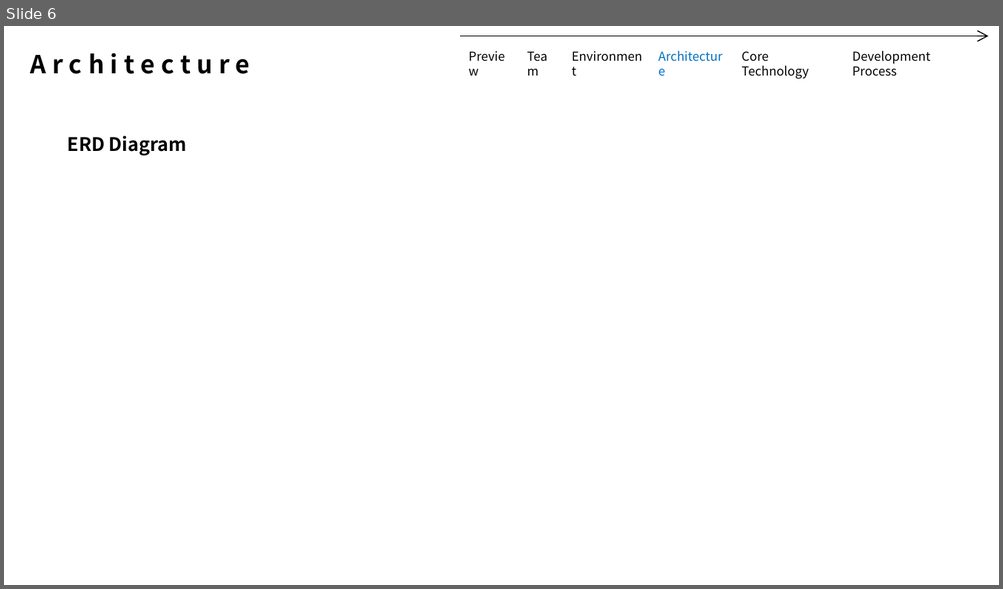
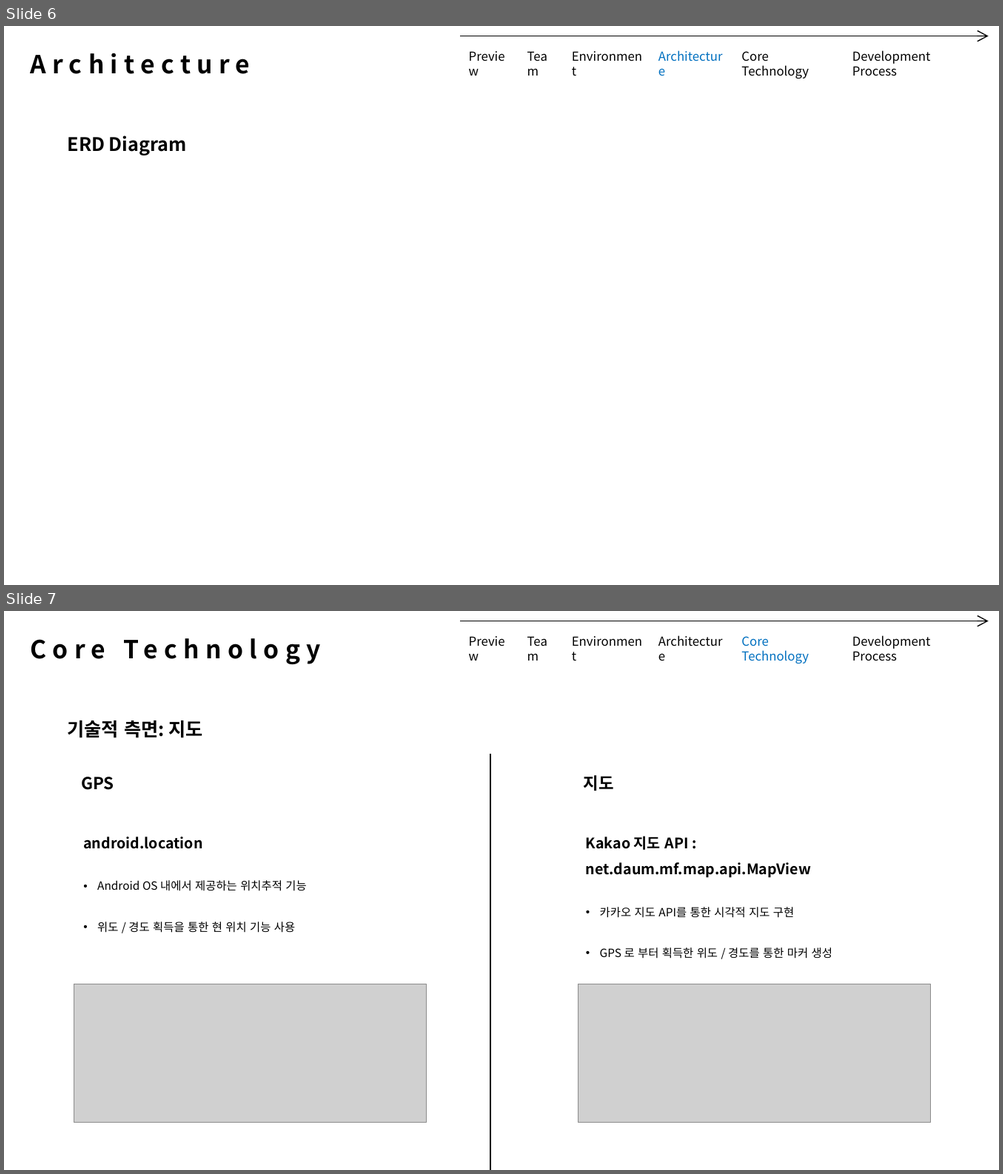
Before and after one commit to VanSubstance/doubleSlash_06, a slide deck: Datas/개발 발표안 1차.pptx. Shown one above the other, each under a label of ours: slide 6 before the commit, slides 6 and 7 after it. The pictures are 1003x589 and 1003x1174 pixels, drawn with LibreOffice and Linux fonts; fonts in the diff are those of the drawing; grey boxes stand for pictures. Boxes give left, top, right and bottom in pixels: in the first picture for what was removed or moved away, otherwise in the second. Text is boxed around its words. In the diff, an @@ line names an element or a change of style, - is before the commit and + after.

```diff
--- a/Datas/개발 발표안 1차.pptx
+++ b/Datas/개발 발표안 1차.pptx
@@ slide 7 added at (4,611,999,1170), background #FFFFFF @@
@@ text added at (22,629,333,667), 24 pt, text #000000, bold @@
+Core Technology
@@ arrow added from (460, 621) to (988, 621), #000000 1 pt @@
@@ text added at (461,629,520,652), 12 pt, text #000000 @@
+Preview
@@ text added at (520,629,564,652), 12 pt, text #000000 @@
+Team
@@ text added at (564,629,651,652), 12 pt, text #000000 @@
+Environment
@@ text added at (651,629,734,652), 12 pt, text #000000 @@
+Architecture
@@ text added at (741,636,808,664), 12 pt, text #0070C0 @@
+Core Technology
@@ text added at (852,635,930,661), 12 pt, text #000000 @@
+Development Process
@@ text added at (68,721,202,738), 18 pt, text #000000, bold @@
+기술적 측면: 지도
@@ line added from (490, 755) to (490, 1170), #000000 1.5 pt @@
@@ text added at (81,777,114,790), 16 pt, text #000000, bold @@
+GPS
@@ text added at (583,775,614,791), 16 pt, text #000000, bold @@
+지도
@@ text added at (83,837,306,933), 11 pt, text #000000 @@
+android.location
+• Android OS 내에서 제공하는 위치추적 기능
+• 위도 / 경도 획득을 통한 현 위치 기능 사용
@@ text added at (586,836,832,959), 11 pt, text #000000 @@
+Kakao 지도 API : net.daum.mf.map.api.MapView
+• 카카오 지도 API를 통한 시각적 지도 구현
+• GPS 로 부터 획득한 위도 / 경도를 통한 마커 생성
@@ picture added at (74,984,427,1123) @@
@@ picture added at (578,984,930,1123) @@
```
Also in this commit, not shown: 1 slide changed, 1 other slide added, 2 other files.
